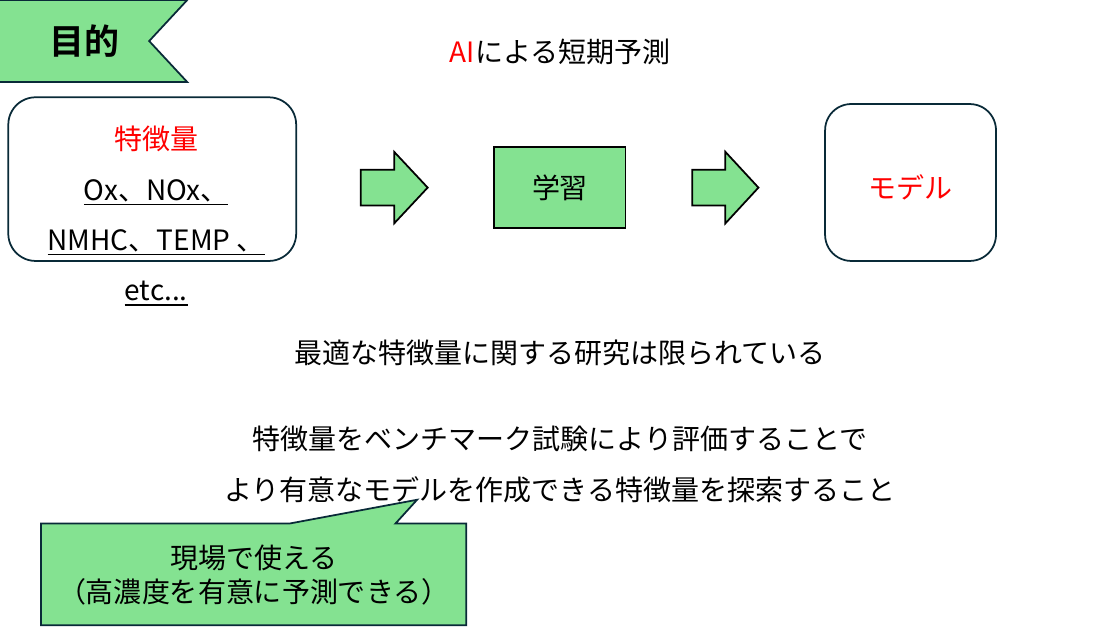
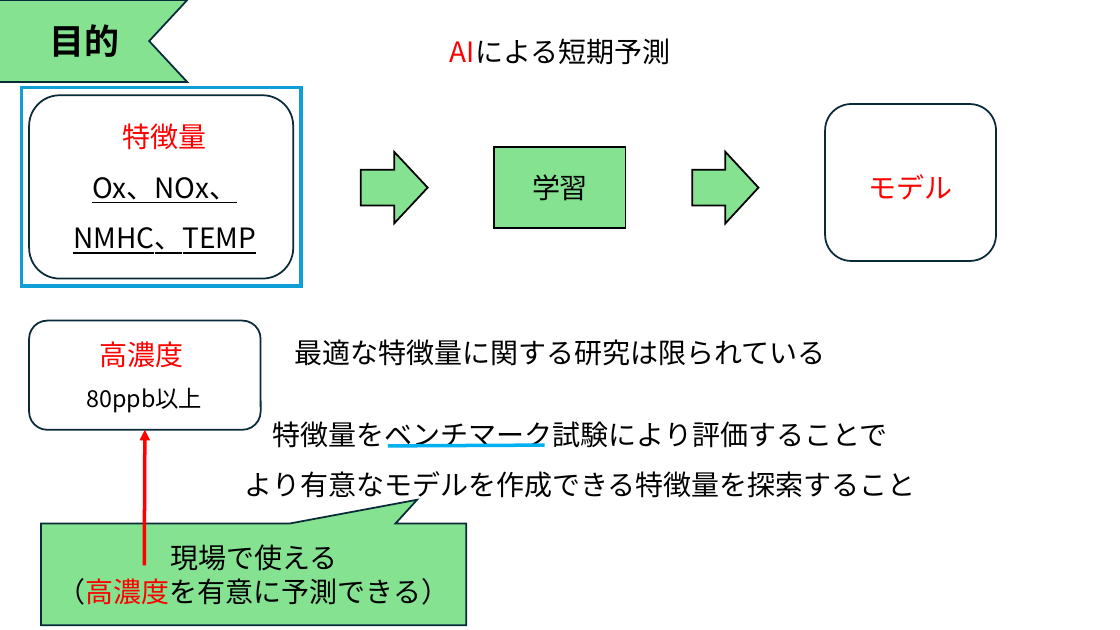
Before and after one commit to Tatsuki0623/lab, a slide deck: slide 3 of out_data/最終発表.pptx. Drawn at 1120x630 pixels with LibreOffice and Linux fonts; fonts in the diff are those of the drawing. Boxes give left, top, right and bottom in pixels: in the first picture for what was removed or moved away, otherwise in the second. Text is boxed around its words. In the diff, an @@ line names an element or a change of style, - is before the commit and + after.

```diff
--- a/out_data/最終発表.pptx
+++ b/out_data/最終発表.pptx
@@ rectangle added at (22,87,302,286), outline #0F9ED5 3 pt @@
@@ rounded rectangle: place and size @@
-rounded rectangle at (8,97,297,261)
+rounded rectangle at (29,95,293,278)
@@ text "特徴量": place and size @@
-text "特徴量" at (48,125,265,255)
+text "特徴量" at (73,123,256,254)
@@ text at (73,177,256,254): text changed @@
-Ox、NOx、NMHC、TEMP 、etc...
+Ox、NOx、NMHC、TEMP
@@ rounded rectangle added at (29,321,261,430), fill #FFFFFF, outline #092A39 1.5 pt @@
@@ text added at (99,341,183,368), 24 pt, text #FF0000 @@
+高濃度
@@ text added at (86,387,202,413), 20 pt, text #000000 @@
+80ppb以上
@@ text "特徴量をベンチマーク試験により評価することで": place and size @@
-text "特徴量をベンチマーク試験により評価することで" at (225,425,896,508)
+text "特徴量をベンチマーク試験により評価することで" at (245,421,916,503)
@@ arrow added from (145, 565) to (145, 430), #FF0000 3 pt @@
@@ line added from (388, 446) to (544, 445), #00B0F0 3 pt @@
@@ text in speech box at (58,578,449,605): text colour #000000 to #FF0000 in "（高濃度を有意に予測できる）" @@
```
Also in this commit, not shown: 9 other slides changed, 3 slides added.
